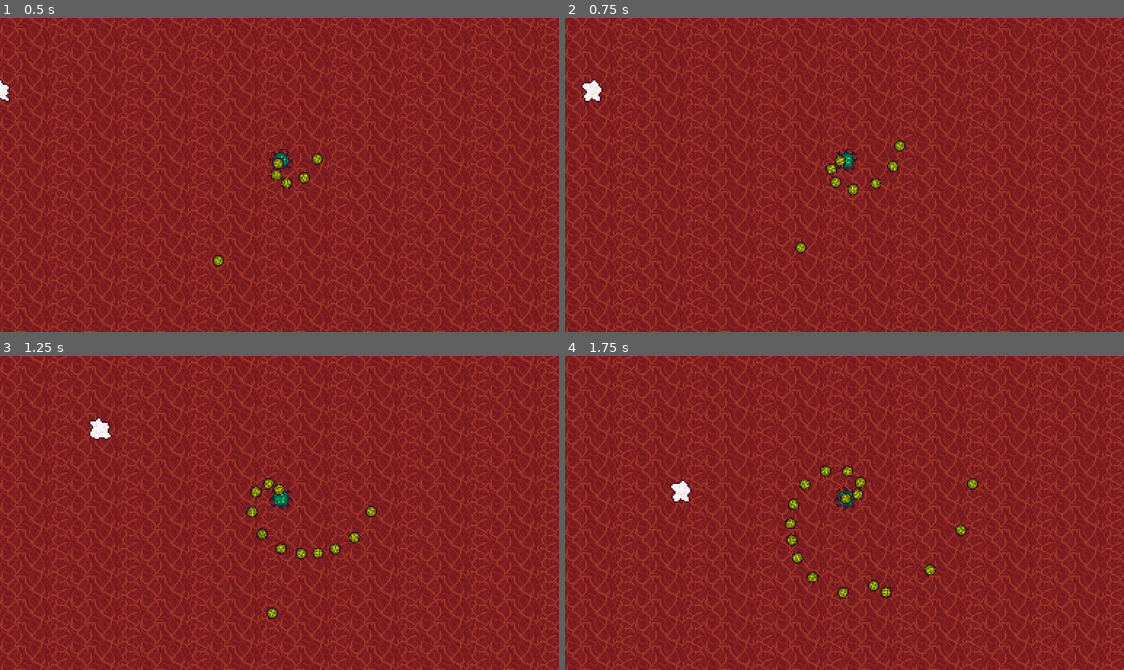
Above: before the commit, frames 1-4 (two rows, left to right).
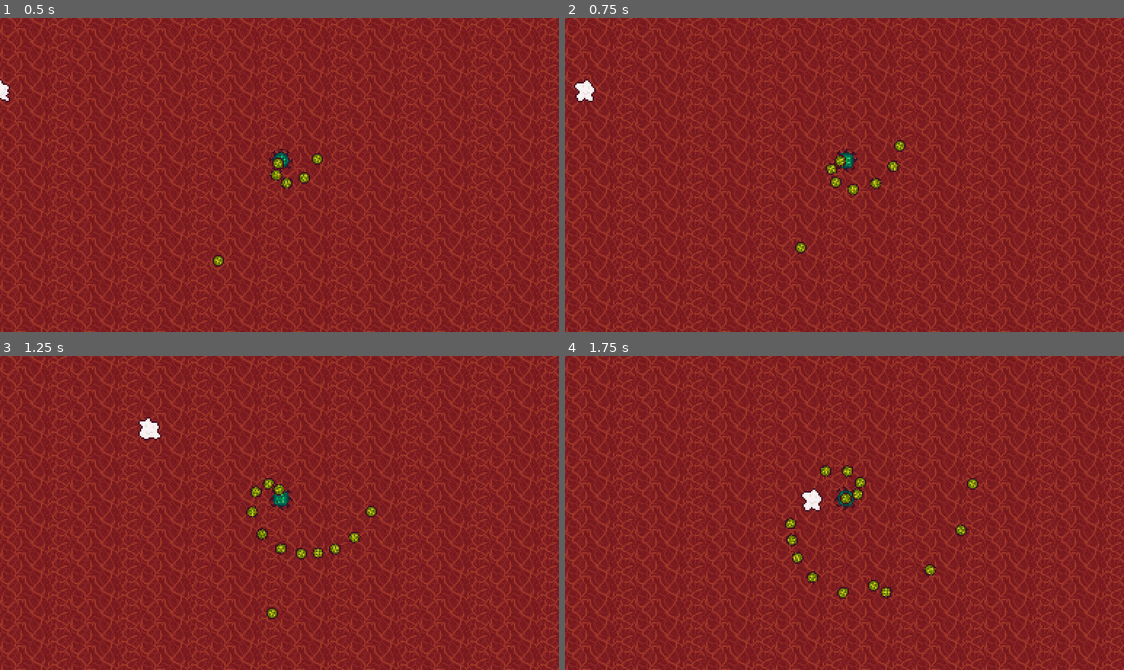
Above: after the commit, the same moments.

Repository: emrysshevek/anti-virus
Game: Godot game, scene res://tester.tscn
Same seed, same stepped clock (60 frames per second), same inputs: the game is played once before the commit and once after it.
Inputs:
- Up to frame 1 (0.5 s): no input
- Up to frame 2 (0.75 s): hold D (move_right) from 0.53 s (still down)
- Up to frame 3 (1.25 s): keep holding D (move_right)
- Up to frame 4 (1.75 s): release D (move_right) at 1.28 s; hold S (move_down) from 1.28 s (still down)

Frame 1 is identical in both runs. In frame 2, 0.2% of the frame differs, in the area x 1-7%, y 19-27%; in frame 3, 0.4%; in frame 4, 0.5%, in the area x 18-47%, y 38-50%.

Commit message:
Player+Projectile changes
Added ability to have projectile's damage player as well as destroy themselves after making contact with the player.

projectile damage can be updated in the inspector under the projectile scene.

Diff:
--- a/project.godot
+++ b/project.godot
@@ -19,6 +19,7 @@
 
 window/size/viewport_width=384
 window/size/viewport_height=216
+window/size/mode=3
 window/stretch/mode="viewport"
 window/stretch/aspect="expand"
 
--- a/scenes/enemy/projectile.gd
+++ b/scenes/enemy/projectile.gd
@@ -2,6 +2,7 @@
 extends Area2D
 
 @export var health := 100
+@export var damage := 10
 
 
 func _on_visible_on_screen_notifier_2d_screen_exited() -> void:
@@ -11,5 +12,6 @@
 func _on_body_entered(body:Node2D) -> void:
 	if not body.is_in_group("player"):
 		return
-
-	body.queue_free()
+	#body.queue_free()
+	body.take_damage(damage)
+	queue_free()
--- a/scenes/enemy/projectile.tscn
+++ b/scenes/enemy/projectile.tscn
@@ -12,6 +12,7 @@
 texture_filter = 3
 collision_layer = 2
 script = ExtResource("1_mof1l")
+damage = null
 
 [node name="Sprite2D" type="Sprite2D" parent="."]
 texture = ExtResource("2_embdi")
--- a/scenes/player/player.gd
+++ b/scenes/player/player.gd
@@ -13,26 +13,21 @@
 var inventory: bool
 var power: int = 5
 var max_speed = 400
-const accel = 2500
-const friction = 2000
+const accel = 650
+const friction = 850
 
 #move snap is to make the left, right, up, down movement more reactive, for faster reflexes
-const move_snap: int = 3
+const move_snap: int = 2
 var input = Vector2.ZERO
 
 func _ready():
 	$player_animation.play("idle")
 	if player_data != null:
 		health = player_data.health
-		max_speed = player_data.speed * 100
+		max_speed = player_data.speed * 20
 		power = player_data.power
 		position = player_data.position
 	print("health: ", health, " speed: ", player_data.speed, " power: ", power)
-
-#func _process(delta):
-#	for body in $hurtbox.get_overlapping_bodies():
-#		if body in is_in_group("walls"):
-#			take_damage(1)
 
 func _physics_process(delta):
 	player_movement(delta)
@@ -68,8 +63,8 @@
 func take_damage(damage):
 	health -= damage
 	print("Current Health: " + str(health))
-	if health <= 0:
-		die()
+	#if health <= 0:
+	#	die()
 
 #func _on_hurtbox_area_entered(_area:Area2D):
 #	take_damage(10)
--- a/scenes/player/player.tscn
+++ b/scenes/player/player.tscn
@@ -65,6 +65,7 @@
 hframes = 4
 
 [node name="collision_box" type="CollisionShape2D" parent="."]
+scale = Vector2(0.14, 0.14)
 shape = SubResource("CircleShape2D_ddd3e")
 
 [node name="player_animation" type="AnimationPlayer" parent="."]
@@ -76,7 +77,7 @@
 [node name="analyzation_area" type="Area2D" parent="."]
 
 [node name="analyzation_shape" type="CollisionShape2D" parent="analyzation_area"]
-scale = Vector2(14, 14)
+scale = Vector2(2, 2)
 shape = SubResource("CircleShape2D_0da72")
 debug_color = Color(0.314651, 0.622992, 0.174401, 0.42)
 
--- a/scenes/player/player_data.tres
+++ b/scenes/player/player_data.tres
@@ -5,7 +5,7 @@
 [resource]
 script = ExtResource("1_te8bt")
 health = 22
-speed = 1
+speed = 9
 power = 6
 inventory = false
 position = Vector2(0, 50)
--- a/tester.gd
+++ b/tester.gd
@@ -9,5 +9,5 @@
 
 
 # Called every frame. 'delta' is the elapsed time since the previous frame.
-func _process(delta: float) -> void:
+func _process(_delta: float) -> void:
 	pass
Not shown: 1 places in tester.tscn that only renumber resources
